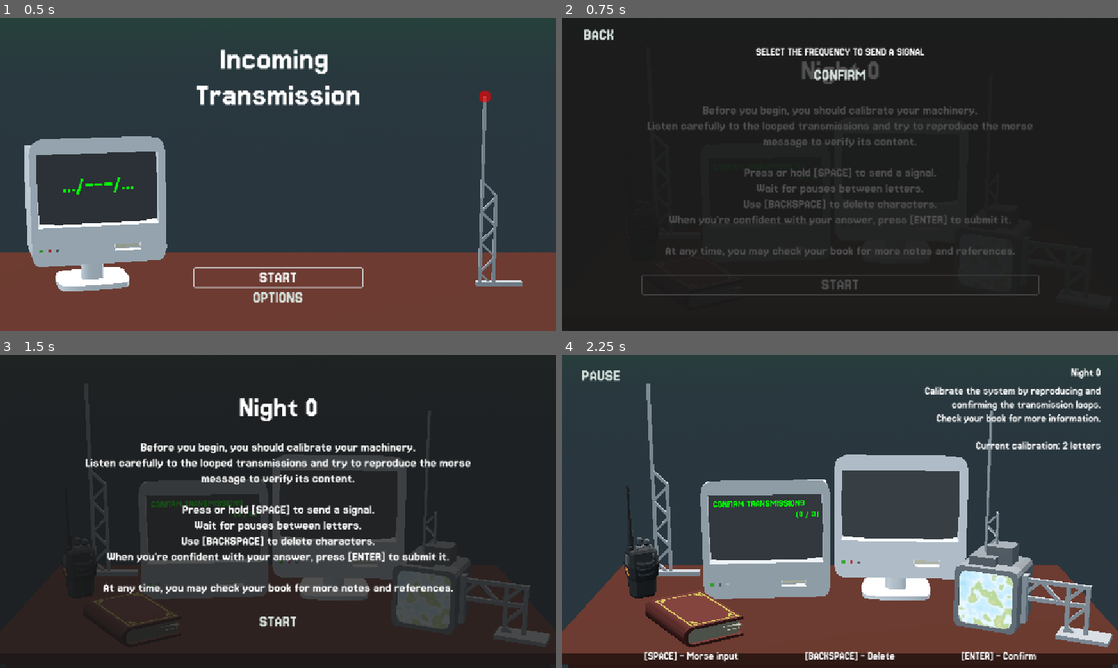
Above: before the commit, frames 1-4 (two rows, left to right).
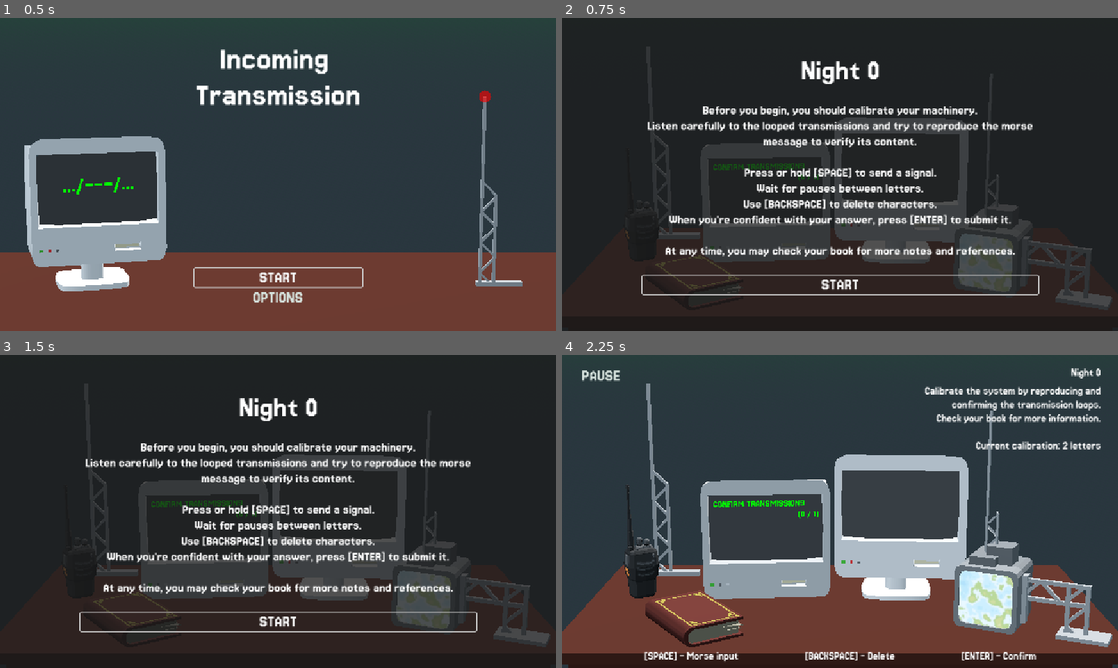
Above: after the commit, the same moments.

Repository: LucasFASouza/loophole
Game: Godot game, scene res://core/main_menu.tscn
Same seed, same stepped clock (60 frames per second), same inputs: the game is played once before the commit and once after it.
Inputs (mouse positions are in pixels of both pictures, inside the frame that each line leads up to):
- Up to frame 1 (0.5 s): no input
- Up to frame 2 (0.75 s): click "START" at 0.5 s
- Up to frame 3 (1.5 s): click (38, 370) at 1.25 s, where only the run before the commit has a clickable "BACK"
- Up to frame 4 (2.25 s): click "START" at 2 s

Frame 1 is identical in both runs. In frame 2, 19% of the frame differs, in the area x 4-99%, y 3-93%; in frame 3, 0.8%; in frame 4, less than 0.1%.

Commit message:
Add Radio system

Diff:
--- a/core/main_game.gd
+++ b/core/main_game.gd
@@ -32,9 +32,16 @@
 	"4B": "GATE",
 }
 
+var frequencies = {
+	"157": "AHOY",
+	"111": "DARK",
+	"179": "GALE",
+	"125": "KING"
+}
+
 var boat = {
 	"message": "",
-	"type": "", # Calibration, GPS, Telephone
+	"type": "", # Calibration, GPS, Radio
 	"answer": "",
 }
 
@@ -52,9 +59,9 @@
 
 			At any time, you may check your book for more notes and references.""",
 		"task": "CONFIRM TRANSMISSIONS",
-		"task_threshold": 3,
+		"task_threshold": 1,
 	},
-		{
+	{
 		"name": "Night 1",
 		"mission": "Use your GPS system to relay the destination coordinates to the boats.\nCheck your book for the references.\n",
 		"start_instructions": """Help the boats navigate by relaying their destination coordinates.
@@ -63,10 +70,22 @@
 			Use your book to look up the corresponding coordinates.
 			Then, transmit them using the GPS system.
 
-			You may choose to verify the destination with the boat before sending — or trust your instincts with a half-solved message.
-
-			At any time, you can check your book for notes and reference material.""",
+			You may choose to verify the destination with the boat before sending — or trust your instincts with a half-solved message.""",
 		"task": "SEND COORDINATES",
+		"task_threshold": 1,
+	},
+	{
+		"name": "Night 2",
+		"mission": "Use your GPS system to relay the destination coordinates to the boats.\nCheck your book for the references.\n",
+		"start_instructions": """Help the port stay safe by relaying incoming alerts to the proper authorities.
+			Listen carefully to the looped transmission to identify the 4-letter alert code.
+
+			Use your book to find the corresponding radio frequency.
+			Then, transmit the message using your walkie-talkie.
+
+			You may choose to double-check the alert’s meaning —
+			or act quickly, trusting your first interpretation.""",
+		"task": "ALERT AUTHORITIES",
 		"task_threshold": 4,
 	}
 ]
@@ -107,6 +126,12 @@
 			var keys = coordinates.keys()
 			boat.answer = keys[randi() % keys.size()]
 			boat.message = coordinates[boat.answer]
+		2:
+			boat.type = "Radio"
+
+			var keys = frequencies.keys()
+			boat.answer = keys[randi() % keys.size()]
+			boat.message = frequencies[boat.answer]
 		_:
 			boat.type = "GPS"
 
@@ -156,7 +181,11 @@
 
 	info_screen.update_score(score, nights_data[night]["task_threshold"], nights_data[night]["task"])
 	info_screen.show_status(status)
-	get_new_boat()
+
+	if score >= nights_data[night]["task_threshold"]:
+		finish_night()
+	else:
+		get_new_boat()
 
 
 func prepare_night() -> void:
--- a/core/main_game.tscn
+++ b/core/main_game.tscn
@@ -225,6 +225,7 @@
 
 [connection signal="check_word" from="MorseInput" to="." method="check_word"]
 [connection signal="gps_selected" from="GPS" to="." method="_send_answer"]
+[connection signal="frequency_selected" from="WalkieTalkie" to="." method="_send_answer"]
 [connection signal="pressed" from="CanvasLayer/MainUI/VBoxContainer/Topbar/Pause" to="." method="_on_pause_pressed"]
 [connection signal="pressed" from="CanvasLayer/StartContainer/CenterContainer/HBoxContainer/VBoxContainer/StartNightButton" to="." method="_on_start_night_button_pressed"]
 [connection signal="close_options" from="CanvasLayer/OptionsMenu" to="." method="_on_options_menu_close_options"]
--- a/desk_itens/book.tscn
+++ b/desk_itens/book.tscn
@@ -225,7 +225,7 @@
 
 AHOY – Pirate attack reported. Alert nearby mariners on 157 kHz.
 DARK – Lighthouse failure detected. Contact the keeper on 111kHz.
-GALE – A storm is approaching. Warn the harbor via 139kHz.
+GALE – A storm is approaching. Warn the harbor via 179kHz.
 KING – A royal vessel is in the area. Dispatch an escort on 125kHz."
 autowrap_mode = 2
 
--- a/desk_itens/walkie_talkie.gd
+++ b/desk_itens/walkie_talkie.gd
@@ -1,4 +1,15 @@
 extends Node3D
+
+@onready var frequency_label: Label = %FrequencyLabel
+@onready var frequency_slider: HScrollBar = %FrequencySlider
+@onready var item_info: CanvasLayer = $ItemInfo
+
+signal frequency_selected(frequency: String)
+
+
+func _ready() -> void:
+	reset_selection()
+	item_info.visible = false
 
 
 func _on_static_body_3d_input_event(
@@ -15,3 +26,19 @@
 
 func _on_back_pressed() -> void:
 	$ItemInfo.visible = false
+
+
+func _on_frequency_slider_value_changed(value: float) -> void:
+	frequency_label.text = str(int(value)) + " kHz"
+
+
+func _on_confirm_pressed() -> void:
+	emit_signal("frequency_selected", str(int(frequency_slider.value)))
+	$ItemInfo.visible = false
+	reset_selection()
+
+
+func reset_selection() -> void:
+	var random_frequency = randi() % 99 + 101
+	frequency_slider.value = random_frequency
+	frequency_label.text = str(random_frequency) + " kHz"
--- a/desk_itens/walkie_talkie.tscn
+++ b/desk_itens/walkie_talkie.tscn
@@ -63,6 +63,55 @@
 text = "SELECT THE FREQUENCY TO SEND A SIGNAL"
 horizontal_alignment = 1
 
+[node name="HBoxContainer" type="HBoxContainer" parent="ItemInfo/PanelContainer/MarginContainer/VBoxContainer/VBoxContainer"]
+layout_mode = 2
+size_flags_vertical = 3
+
+[node name="Control" type="Control" parent="ItemInfo/PanelContainer/MarginContainer/VBoxContainer/VBoxContainer/HBoxContainer"]
+layout_mode = 2
+size_flags_horizontal = 3
+
+[node name="FrequencyContainer" type="VBoxContainer" parent="ItemInfo/PanelContainer/MarginContainer/VBoxContainer/VBoxContainer/HBoxContainer"]
+custom_minimum_size = Vector2(600, 0)
+layout_mode = 2
+size_flags_horizontal = 3
+
+[node name="Control2" type="Control" parent="ItemInfo/PanelContainer/MarginContainer/VBoxContainer/VBoxContainer/HBoxContainer/FrequencyContainer"]
+layout_mode = 2
+size_flags_horizontal = 3
+size_flags_vertical = 3
+
+[node name="FrequencyLabel" type="Label" parent="ItemInfo/PanelContainer/MarginContainer/VBoxContainer/VBoxContainer/HBoxContainer/FrequencyContainer"]
+unique_name_in_owner = true
+layout_mode = 2
+theme = ExtResource("3_unrlo")
+theme_override_font_sizes/font_size = 64
+text = "151 kHz"
+horizontal_alignment = 1
+
+[node name="FrequencySlider" type="HScrollBar" parent="ItemInfo/PanelContainer/MarginContainer/VBoxContainer/VBoxContainer/HBoxContainer/FrequencyContainer"]
+unique_name_in_owner = true
+layout_mode = 2
+theme = ExtResource("3_unrlo")
+min_value = 101.0
+max_value = 199.0
+step = 1.0
+value = 151.0
+
+[node name="Control" type="Control" parent="ItemInfo/PanelContainer/MarginContainer/VBoxContainer/VBoxContainer/HBoxContainer/FrequencyContainer"]
+layout_mode = 2
+size_flags_horizontal = 3
+size_flags_vertical = 3
+
+[node name="Control3" type="Control" parent="ItemInfo/PanelContainer/MarginContainer/VBoxContainer/VBoxContainer/HBoxContainer/FrequencyContainer"]
+layout_mode = 2
+size_flags_horizontal = 3
+size_flags_vertical = 3
+
+[node name="Control2" type="Control" parent="ItemInfo/PanelContainer/MarginContainer/VBoxContainer/VBoxContainer/HBoxContainer"]
+layout_mode = 2
+size_flags_horizontal = 3
+
 [node name="Confirm" type="Button" parent="ItemInfo/PanelContainer/MarginContainer/VBoxContainer/VBoxContainer"]
 custom_minimum_size = Vector2(200, 0)
 layout_mode = 2
@@ -72,3 +121,5 @@
 
 [connection signal="input_event" from="MeshInstance3D/StaticBody3D" to="." method="_on_static_body_3d_input_event"]
 [connection signal="pressed" from="ItemInfo/PanelContainer/MarginContainer/VBoxContainer/Topbar/Back" to="." method="_on_back_pressed"]
+[connection signal="value_changed" from="ItemInfo/PanelContainer/MarginContainer/VBoxContainer/VBoxContainer/HBoxContainer/FrequencyContainer/FrequencySlider" to="." method="_on_frequency_slider_value_changed"]
+[connection signal="pressed" from="ItemInfo/PanelContainer/MarginContainer/VBoxContainer/VBoxContainer/Confirm" to="." method="_on_confirm_pressed"]
--- a/themes/handwritten.tres
+++ b/themes/handwritten.tres
@@ -1,8 +1,21 @@
-[gd_resource type="Theme" load_steps=2 format=3 uid="uid://cybuqgryj5mb0"]
+[gd_resource type="Theme" load_steps=6 format=3 uid="uid://cybuqgryj5mb0"]
 
 [ext_resource type="FontFile" uid="uid://d06db8dxphbdi" path="res://assets/fonts/SourGummy/SourGummy-Light.ttf" id="1_5mqj6"]
+[ext_resource type="Texture2D" uid="uid://rlimi7i2jv73" path="res://assets/ui/radiopicker.png" id="1_tbw83"]
+[ext_resource type="Texture2D" uid="uid://dne00b7pctsfc" path="res://assets/ui/radioslider.png" id="2_s31gl"]
+
+[sub_resource type="StyleBoxTexture" id="StyleBoxTexture_s31gl"]
+texture = ExtResource("1_tbw83")
+
+[sub_resource type="StyleBoxTexture" id="StyleBoxTexture_plc3y"]
+texture = ExtResource("2_s31gl")
 
 [resource]
+HScrollBar/styles/grabber = SubResource("StyleBoxTexture_s31gl")
+HScrollBar/styles/grabber_highlight = SubResource("StyleBoxTexture_s31gl")
+HScrollBar/styles/grabber_pressed = SubResource("StyleBoxTexture_s31gl")
+HScrollBar/styles/scroll = SubResource("StyleBoxTexture_plc3y")
+HScrollBar/styles/scroll_focus = SubResource("StyleBoxTexture_plc3y")
 Label/colors/font_color = Color(0, 0, 0, 0.756863)
 Label/font_sizes/font_size = 36
 Label/fonts/font = ExtResource("1_5mqj6")
--- a/themes/ui.tres
+++ b/themes/ui.tres
@@ -1,6 +1,9 @@
-[gd_resource type="Theme" load_steps=6 format=3 uid="uid://dfgj2usx5hjn6"]
+[gd_resource type="Theme" load_steps=12 format=3 uid="uid://dfgj2usx5hjn6"]
 
 [ext_resource type="FontFile" uid="uid://n1eu5vuo4qkw" path="res://assets/fonts/Jersey_15/Jersey15-Regular.ttf" id="1_i6sfk"]
+[ext_resource type="Texture2D" uid="uid://rlimi7i2jv73" path="res://assets/ui/radiopicker.png" id="2_hbfgb"]
+[ext_resource type="Texture2D" uid="uid://bltpttffg1tnj" path="res://assets/ui/radiopickerfocus.png" id="3_v6eyv"]
+[ext_resource type="Texture2D" uid="uid://dne00b7pctsfc" path="res://assets/ui/radioslider.png" id="4_ffde8"]
 
 [sub_resource type="StyleBoxFlat" id="StyleBoxFlat_ks8t7"]
 draw_center = false
@@ -13,6 +16,25 @@
 
 [sub_resource type="StyleBoxFlat" id="StyleBoxFlat_vkava"]
 
+[sub_resource type="StyleBoxTexture" id="StyleBoxTexture_n6ega"]
+content_margin_left = 8.0
+content_margin_top = 24.0
+content_margin_right = 8.0
+content_margin_bottom = 24.0
+texture = ExtResource("2_hbfgb")
+
+[sub_resource type="StyleBoxTexture" id="StyleBoxTexture_7gpds"]
+content_margin_left = 8.0
+content_margin_top = 24.0
+content_margin_right = 8.0
+content_margin_bottom = 24.0
+texture = ExtResource("3_v6eyv")
+
+[sub_resource type="StyleBoxTexture" id="StyleBoxTexture_31w7s"]
+content_margin_top = 24.0
+content_margin_bottom = 24.0
+texture = ExtResource("4_ffde8")
+
 [sub_resource type="StyleBoxFlat" id="StyleBoxFlat_i6sfk"]
 bg_color = Color(0.105882, 0.105882, 0.105882, 0.768627)
 
@@ -24,6 +46,11 @@
 Button/styles/hover = SubResource("StyleBoxFlat_ks8t7")
 Button/styles/normal = SubResource("StyleBoxEmpty_wl5ax")
 Button/styles/pressed = SubResource("StyleBoxFlat_vkava")
+HScrollBar/styles/grabber = SubResource("StyleBoxTexture_n6ega")
+HScrollBar/styles/grabber_highlight = SubResource("StyleBoxTexture_7gpds")
+HScrollBar/styles/grabber_pressed = SubResource("StyleBoxTexture_7gpds")
+HScrollBar/styles/scroll = SubResource("StyleBoxTexture_31w7s")
+HScrollBar/styles/scroll_focus = SubResource("StyleBoxTexture_31w7s")
 Label/font_sizes/font_size = 24
 Label/fonts/font = ExtResource("1_i6sfk")
 PanelContainer/styles/panel = SubResource("StyleBoxFlat_i6sfk")
Binary file added: assets/ui/radiopicker.png
Not shown, added: assets/ui/radiopicker.png.import
Binary file added: assets/ui/radiopickerfocus.png
Not shown, added: assets/ui/radiopickerfocus.png.import
Binary file added: assets/ui/radioslider.png
Not shown, added: assets/ui/radioslider.png.import
